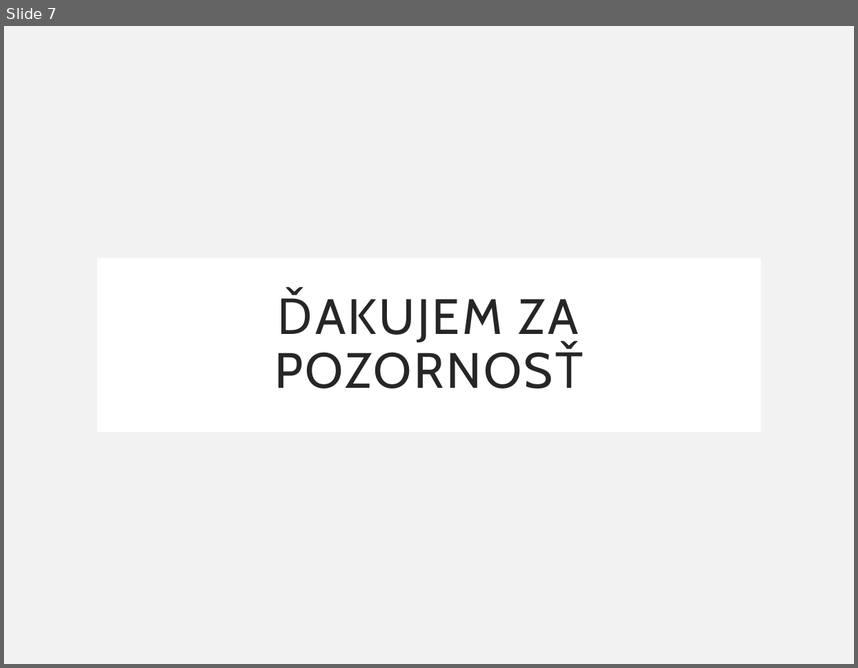
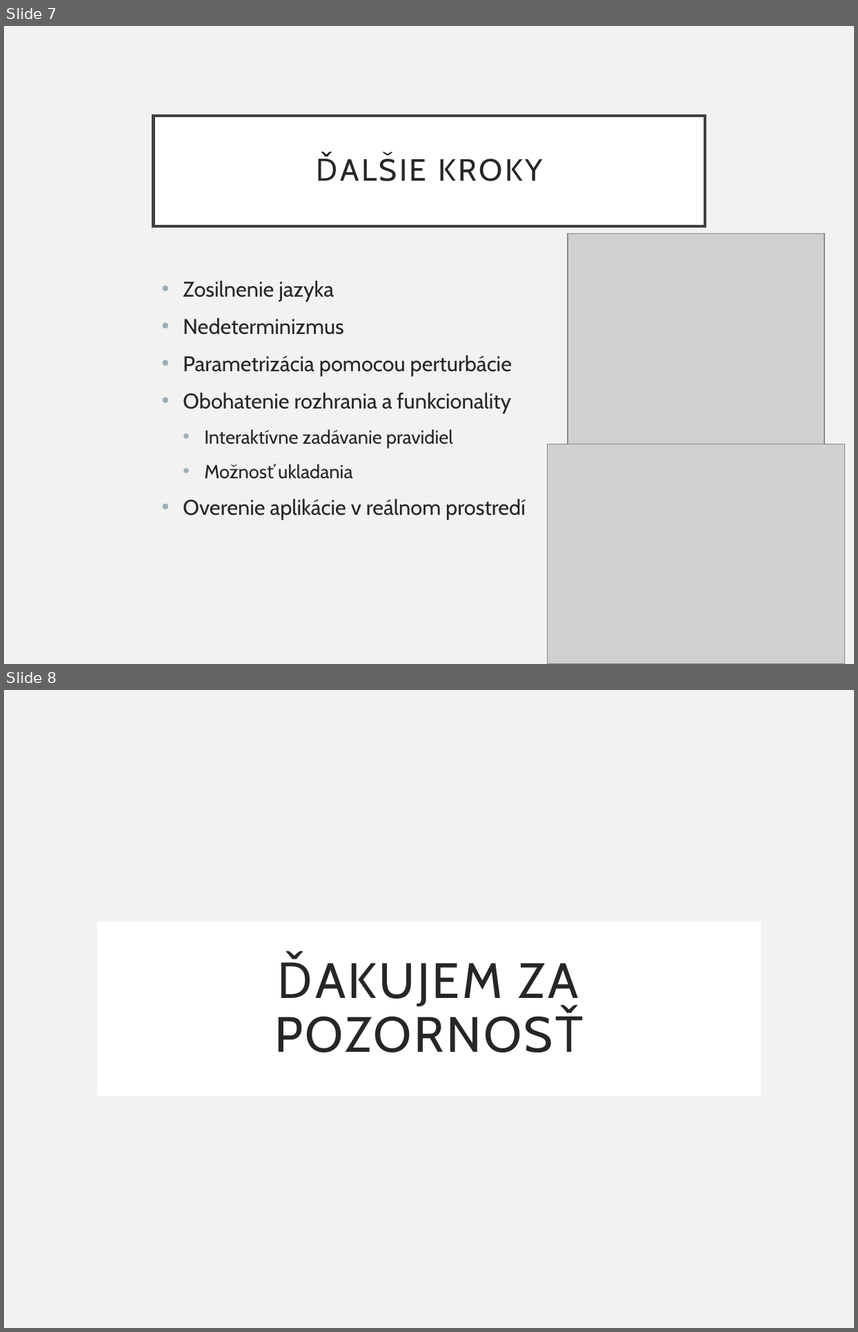
Before and after one commit to NorbertJu/diploma-thesis, a slide deck: literature/L-Sys-Lab_pokrok.pptx. Shown one above the other, each under a label of ours: slide 7 before the commit, slides 7 and 8 after it. The pictures are 858x668 and 858x1332 pixels, drawn with LibreOffice and Linux fonts; fonts in the diff are those of the drawing; grey boxes stand for pictures. Boxes give left, top, right and bottom in pixels: in the first picture for what was removed or moved away, otherwise in the second. Text is boxed around its words. In the diff, an @@ line names an element or a change of style, - is before the commit and + after.

```diff
--- a/literature/L-Sys-Lab_pokrok.pptx
+++ b/literature/L-Sys-Lab_pokrok.pptx
@@ slide 7 added at [4,26,854,664], background #F2F2F2 @@
@@ title added at [154,115,705,226], fill #FFFFFF, outline #404040 2.5 pt, 26 pt, text #262626 @@
+ĎALŠIE KROKY
@@ picture added at [568,234,824,447] @@
@@ text added at [183,281,526,519], 18 pt, text #262626 @@
+• Zosilnenie jazyka
+• Nedeterminizmus
+• Parametrizácia pomocou perturbácie
+• Obohatenie rozhrania a funkcionality
+  • Interaktívne zadávanie pravidiel
+  • Možnosť ukladania
+• Overenie aplikácie v reálnom prostredí
@@ picture added at [547,443,844,664] @@
@@ what was slide 7 is now slide 8 @@
```
Also in this commit, not shown: 1 slide changed, 1 other file.
